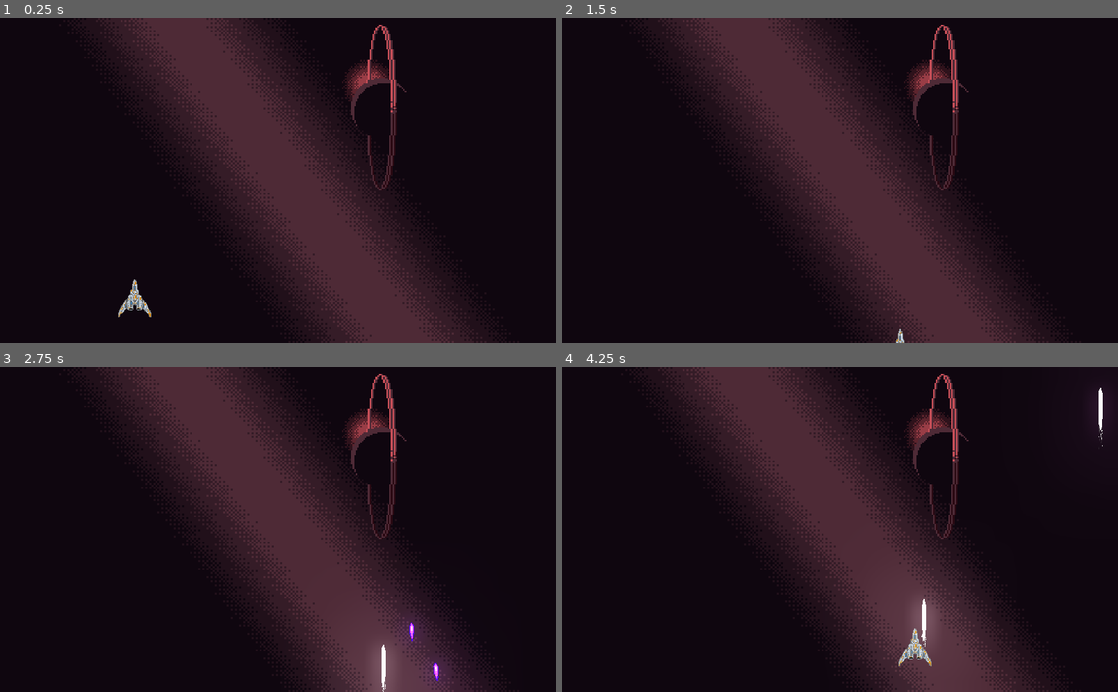
Above: before the commit, frames 1-4 (two rows, left to right).
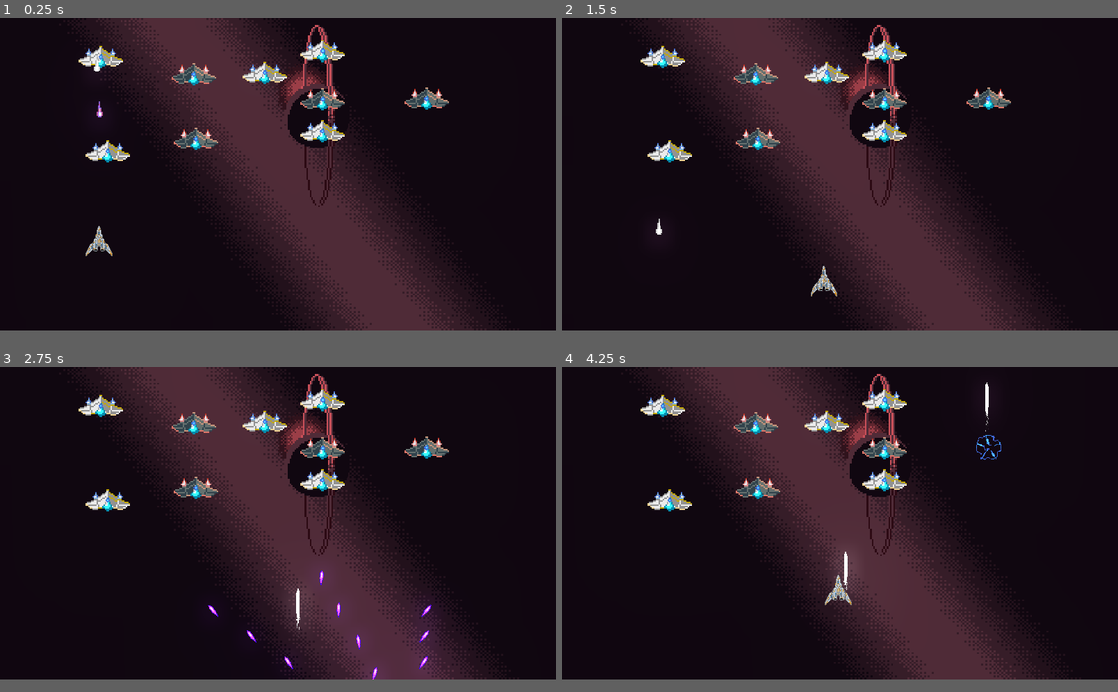
Above: after the commit, the same moments.

Repository: CharlExMachina/light-x-dark
Game: Godot game, scene res://stage_1/Stage1.tscn
Two runs of this game, one before a commit and one after it. Both use one fixed random seed, a clock stepped at 60 frames per second and the inputs below.
Inputs:
- Up to frame 1 (0.25 s): no input
- Up to frame 2 (1.5 s): hold Right (move_right) 0.53-1.28 s; tap E (dark_mode_switch) at 0.6 s; tap Q (light_mode_switch) at 0.8, 1.35 s; hold Down (move_down) from 1.28 s (still down)
- Up to frame 3 (2.75 s): tap Space (shoot) at 1.55 s; release Down (move_down) at 2.03 s; hold Right (move_right) from 2.03 s (still down); hold Space (shoot) from 2.03 s (still down); tap E (dark_mode_switch) at 2.3 s
- Up to frame 4 (4.25 s): release Right (move_right) at 2.78 s; release Space (shoot) at 2.78 s; hold Up (move_up) 2.78-3.53 s; tap E (dark_mode_switch) at 2.85 s; tap Q (light_mode_switch) at 3.05, 3.6 s; hold Left (move_left) from 3.53 s (still down); hold Space (shoot) from 3.53 s (still down)
In our replay, the window is 800x468 before the commit and 800x450 after it. These sizes can differ from the game's own. Grey fills any space a smaller window leaves; there, only what the larger window draws over its background counts as a difference.

The runs differ from the first frame. In frame 1, 8.8% of the frame differs, in the area x 14-88%, y 1-100%; in frame 2, 8.5%; in frame 3, 9.0%; in frame 4, 9.2%, in the area x 14-98%, y 1-100%.

Commit message:
Adds enemies that can be destroyed (#4)
* Small player code refactor. Dark beams ignore dark player

* Light beams ignore light player

* Enemy ignores player's light beams, dark beams are destroyed

* Player now shoots three rounds of the dark beam for the sake of balance

* Light and dark enemies can be destroyed

* Various collision bugfixes

Diff:
--- a/Shining Darkness/common/beam/Beam.gd
+++ b/Shining Darkness/common/beam/Beam.gd
@@ -1,12 +1,28 @@
 extends Area2D
 
 export(int) var damage_value = 1
-export(Vector2) var normalized_direction = Vector2(0, 0)
 export(float) var movement_speed = 40.0
 
 func _process(delta: float) -> void:
 	global_translate(-transform.y * movement_speed * delta)
-	pass
 
 func _on_DisappearDelay_timeout():
 	queue_free()
+
+
+func _on_EnemyDarkBeam_area_entered(area: Area2D) -> void:
+	# check if player is in the dark collision layer
+	var is_in_dark_mode = area.get_collision_mask_bit(2)
+
+	if not is_in_dark_mode:
+		# it only destroys itself if the player is in light mode
+		queue_free()
+
+
+func _on_EnemyLightBeam_area_entered(area: Area2D) -> void:
+	# check if player is in the dark collision layer
+	var is_in_light_mode = area.get_collision_mask_bit(3)
+
+	if not is_in_light_mode:
+		# it only destroys itself if the player is in light mode
+		queue_free()
--- a/Shining Darkness/default_env.tres
+++ b/Shining Darkness/default_env.tres
@@ -6,4 +6,7 @@
 background_mode = 4
 background_sky = SubResource( 1 )
 glow_enabled = true
+glow_intensity = 1.05
+glow_strength = 0.9
+glow_bloom = 0.02
 glow_high_quality = true
--- /dev/null
+++ b/Shining Darkness/enemies/BaseEnemy.gd
@@ -0,0 +1,4 @@
+extends PathFollow2D
+
+export(int) var health_points = 100
+export(float) var movement_speed = 50.0
--- /dev/null
+++ b/Shining Darkness/enemies/BaseEnemy.tscn
@@ -0,0 +1,20 @@
+[gd_scene load_steps=3 format=2]
+
+[ext_resource path="res://enemies/BaseEnemy.gd" type="Script" id=1]
+
+[sub_resource type="CircleShape2D" id=1]
+
+[node name="BaseEnemy" type="PathFollow2D"]
+z_index = 4
+script = ExtResource( 1 )
+
+[node name="AnimatedSprite" type="AnimatedSprite" parent="."]
+
+[node name="ExplosionAnimation" type="AnimatedSprite" parent="."]
+
+[node name="Area2D" type="Area2D" parent="."]
+
+[node name="CollisionShape2D" type="CollisionShape2D" parent="Area2D"]
+shape = SubResource( 1 )
+
+[node name="TimeToShoot" type="Timer" parent="."]
--- /dev/null
+++ b/Shining Darkness/enemies/basic/BasicEnemyDark.gd
@@ -0,0 +1,27 @@
+extends "res://enemies/BaseEnemy.gd"
+
+
+func _on_Area2D_area_entered(area: Area2D) -> void:
+	if area.get_collision_layer_bit(3):
+		return
+
+	var damage = area.damage_value
+
+	print(health_points)
+
+	health_points -= damage
+
+	if (health_points <= 0):
+		$AnimatedSprite.hide()
+		$Area2D.set_deferred("monitoring", false)
+		$Area2D.set_deferred("monitorable", false)
+		$TimeToShoot.stop()
+		$ExplosionAnimation.play("default")
+
+
+func _on_TimeToShoot_timeout() -> void:
+	pass # Replace with function body.
+
+
+func _on_ExplosionAnimation_animation_finished() -> void:
+	queue_free()
--- /dev/null
+++ b/Shining Darkness/enemies/basic/BasicEnemyDark.tscn
@@ -0,0 +1,65 @@
+[gd_scene load_steps=16 format=2]
+
+[ext_resource path="res://enemies/BaseEnemy.tscn" type="PackedScene" id=1]
+[ext_resource path="res://enemies/basic/sprites/enemy-basic-dark.png" type="Texture" id=2]
+[ext_resource path="res://enemies/common/sprites/explosion_2/hits_5_6.png" type="Texture" id=3]
+[ext_resource path="res://enemies/common/sprites/explosion_2/hits_5_4.png" type="Texture" id=4]
+[ext_resource path="res://enemies/common/sprites/explosion_2/hits_5_2.png" type="Texture" id=5]
+[ext_resource path="res://enemies/common/sprites/explosion_2/hits_5_1.png" type="Texture" id=6]
+[ext_resource path="res://enemies/common/sprites/explosion_2/hits_5_5.png" type="Texture" id=7]
+[ext_resource path="res://enemies/common/sprites/explosion_2/hits_5_7.png" type="Texture" id=8]
+[ext_resource path="res://enemies/common/sprites/explosion_2/hits_5_3.png" type="Texture" id=9]
+[ext_resource path="res://enemies/basic/BasicEnemyDark.gd" type="Script" id=10]
+
+[sub_resource type="AtlasTexture" id=6]
+atlas = ExtResource( 2 )
+region = Rect2( 0, 0, 32, 16 )
+
+[sub_resource type="AtlasTexture" id=7]
+atlas = ExtResource( 2 )
+region = Rect2( 32, 0, 32, 16 )
+
+[sub_resource type="SpriteFrames" id=8]
+animations = [ {
+"frames": [ SubResource( 6 ), SubResource( 7 ) ],
+"loop": true,
+"name": "default",
+"speed": 5.0
+} ]
+
+[sub_resource type="SpriteFrames" id=5]
+animations = [ {
+"frames": [ ExtResource( 6 ), ExtResource( 5 ), ExtResource( 9 ), ExtResource( 4 ), ExtResource( 7 ), ExtResource( 3 ), ExtResource( 8 ) ],
+"loop": true,
+"name": "default",
+"speed": 18.0
+} ]
+
+[sub_resource type="RectangleShape2D" id=9]
+extents = Vector2( 43.5, 13 )
+
+[node name="BasicEnemyDark" instance=ExtResource( 1 )]
+script = ExtResource( 10 )
+health_points = 5
+
+[node name="AnimatedSprite" parent="." index="0"]
+scale = Vector2( 3.2, 3.2 )
+frames = SubResource( 8 )
+frame = 1
+playing = true
+
+[node name="ExplosionAnimation" parent="." index="1"]
+scale = Vector2( 1.8, 1.8 )
+frames = SubResource( 5 )
+
+[node name="Area2D" parent="." index="2"]
+collision_layer = 2
+collision_mask = 4
+
+[node name="CollisionShape2D" parent="Area2D" index="0"]
+position = Vector2( -1, 1 )
+shape = SubResource( 9 )
+
+[connection signal="animation_finished" from="ExplosionAnimation" to="." method="_on_ExplosionAnimation_animation_finished"]
+[connection signal="area_entered" from="Area2D" to="." method="_on_Area2D_area_entered"]
+[connection signal="timeout" from="TimeToShoot" to="." method="_on_TimeToShoot_timeout"]
--- /dev/null
+++ b/Shining Darkness/enemies/basic/BasicEnemyLight.gd
@@ -0,0 +1,25 @@
+extends "res://enemies/BaseEnemy.gd"
+
+#var enemy_light_beam = preload("")
+
+func _on_TimeToShoot_timeout() -> void:
+	pass # Replace with function body.
+
+
+func _on_Area2D_area_entered(area: Area2D) -> void:
+	var damage = area.damage_value
+
+	print(health_points)
+
+	health_points -= damage
+
+	if (health_points <= 0):
+		$AnimatedSprite.hide()
+		$Area2D.set_deferred("monitoring", false)
+		$Area2D.set_deferred("monitorable", false)
+		$TimeToShoot.stop()
+		$ExplosionAnimation.play("default")
+
+
+func _on_ExplosionAnimation_animation_finished() -> void:
+	queue_free()
--- /dev/null
+++ b/Shining Darkness/enemies/basic/BasicEnemyLight.tscn
@@ -0,0 +1,64 @@
+[gd_scene load_steps=16 format=2]
+
+[ext_resource path="res://enemies/BaseEnemy.tscn" type="PackedScene" id=1]
+[ext_resource path="res://enemies/basic/sprites/enemy-basic-light.png" type="Texture" id=2]
+[ext_resource path="res://enemies/common/sprites/explosion_2/hits_5_6.png" type="Texture" id=3]
+[ext_resource path="res://enemies/common/sprites/explosion_2/hits_5_4.png" type="Texture" id=4]
+[ext_resource path="res://enemies/common/sprites/explosion_2/hits_5_2.png" type="Texture" id=5]
+[ext_resource path="res://enemies/common/sprites/explosion_2/hits_5_1.png" type="Texture" id=6]
+[ext_resource path="res://enemies/common/sprites/explosion_2/hits_5_5.png" type="Texture" id=7]
+[ext_resource path="res://enemies/common/sprites/explosion_2/hits_5_7.png" type="Texture" id=8]
+[ext_resource path="res://enemies/common/sprites/explosion_2/hits_5_3.png" type="Texture" id=9]
+[ext_resource path="res://enemies/basic/BasicEnemyLight.gd" type="Script" id=10]
+
+[sub_resource type="AtlasTexture" id=1]
+atlas = ExtResource( 2 )
+region = Rect2( 0, 0, 32, 16 )
+
+[sub_resource type="AtlasTexture" id=2]
+atlas = ExtResource( 2 )
+region = Rect2( 32, 0, 32, 16 )
+
+[sub_resource type="SpriteFrames" id=3]
+animations = [ {
+"frames": [ SubResource( 1 ), SubResource( 2 ) ],
+"loop": true,
+"name": "default",
+"speed": 5.0
+} ]
+
+[sub_resource type="SpriteFrames" id=5]
+animations = [ {
+"frames": [ ExtResource( 6 ), ExtResource( 5 ), ExtResource( 9 ), ExtResource( 4 ), ExtResource( 7 ), ExtResource( 3 ), ExtResource( 8 ) ],
+"loop": true,
+"name": "default",
+"speed": 18.0
+} ]
+
+[sub_resource type="RectangleShape2D" id=6]
+extents = Vector2( 42, 11.5 )
+
+[node name="BasicEnemyLight" instance=ExtResource( 1 )]
+script = ExtResource( 10 )
+health_points = 12
+
+[node name="AnimatedSprite" parent="." index="0"]
+scale = Vector2( 3.2, 3.2 )
+frames = SubResource( 3 )
+playing = true
+
+[node name="ExplosionAnimation" parent="." index="1"]
+scale = Vector2( 1.8, 1.8 )
+frames = SubResource( 5 )
+
+[node name="Area2D" parent="." index="2"]
+collision_layer = 2
+collision_mask = 8
+
+[node name="CollisionShape2D" parent="Area2D" index="0"]
+position = Vector2( 0, 5 )
+shape = SubResource( 6 )
+
+[connection signal="animation_finished" from="ExplosionAnimation" to="." method="_on_ExplosionAnimation_animation_finished"]
+[connection signal="area_entered" from="Area2D" to="." method="_on_Area2D_area_entered"]
+[connection signal="timeout" from="TimeToShoot" to="." method="_on_TimeToShoot_timeout"]
--- /dev/null
+++ b/Shining Darkness/enemies/basic/beams/EnemyDarkBeam.tscn
@@ -0,0 +1,31 @@
+[gd_scene load_steps=4 format=2]
+
+[ext_resource path="res://common/beam/Beam.tscn" type="PackedScene" id=1]
+[ext_resource path="res://enemies/basic/beams/sprites/enemy_dark_beam_exterior.png" type="Texture" id=2]
+[ext_resource path="res://enemies/basic/beams/sprites/enemy_dark_beam_interior-export.png" type="Texture" id=3]
+
+[node name="EnemyDarkBeam" instance=ExtResource( 1 )]
+collision_layer = 8
+movement_speed = -300.0
+
+[node name="Sprite" parent="." index="1"]
+position = Vector2( 1, -1 )
+rotation = 3.14159
+scale = Vector2( 3, 3 )
+texture = ExtResource( 2 )
+hframes = 2
+
+[node name="Sprite2" type="Sprite" parent="Sprite" index="0"]
+modulate = Color( 0.63, 0.36, 2.33, 1 )
+position = Vector2( -9.53674e-07, 4.76837e-07 )
+texture = ExtResource( 3 )
+hframes = 2
+
+[node name="Sprite3" type="Sprite" parent="Sprite" index="1"]
+modulate = Color( 2.2, 2.2, 2.2, 1 )
+position = Vector2( -1.78814e-07, -1.42857 )
+scale = Vector2( 0.656905, 0.656905 )
+texture = ExtResource( 3 )
+hframes = 2
+
+[connection signal="area_entered" from="." to="." method="_on_EnemyDarkBeam_area_entered"]
--- /dev/null
+++ b/Shining Darkness/enemies/basic/beams/EnemyLightBeam.tscn
@@ -0,0 +1,24 @@
+[gd_scene load_steps=4 format=2]
+
+[ext_resource path="res://common/beam/Beam.tscn" type="PackedScene" id=1]
+[ext_resource path="res://enemies/basic/beams/sprites/enemy_light_beam_exterior.png" type="Texture" id=2]
+[ext_resource path="res://enemies/basic/beams/sprites/enemy_dark_beam_interior-export.png" type="Texture" id=3]
+
+[node name="EnemyLightBeam" instance=ExtResource( 1 )]
+collision_layer = 4
+movement_speed = -300.0
+
+[node name="Sprite" parent="." index="1"]
+position = Vector2( 1, -1 )
+rotation = 3.14159
+scale = Vector2( 3, 3 )
+texture = ExtResource( 2 )
+hframes = 2
+
+[node name="Sprite2" type="Sprite" parent="Sprite" index="0"]
+modulate = Color( 2.2, 2.2, 2.2, 1 )
+position = Vector2( -9.53674e-07, 4.76837e-07 )
+texture = ExtResource( 3 )
+hframes = 2
+
+[connection signal="area_entered" from="." to="." method="_on_EnemyLightBeam_area_entered"]
--- a/Shining Darkness/player/Player.gd
+++ b/Shining Darkness/player/Player.gd
@@ -13,6 +13,7 @@
 onready var _ship_sprite = $PlayerShipSprite
 onready var _dark_beam_timer = $DarkBeamDelay
 onready var _light_beam_timer = $LightBeamDelay
+onready var _hitbox = $Hitbox
 
 var _light_beam_scene = preload("res://player/beams/LightBeam.tscn")
 var _dark_beam_scene = preload("res://player/beams/DarkBeam.tscn")
@@ -32,6 +33,9 @@
 	_x_limits = get_viewport_rect().size.x
 	var ship_sprite_frame_width = _ship_sprite.get_rect().size.x * _ship_sprite.transform.get_scale().x / 2.0
 	_sprite_size = ship_sprite_frame_width
+
+	# light mode default
+	_set_light_mode_hitbox()
 
 
 func _process(delta: float) -> void:
@@ -56,9 +60,21 @@
 	if (Input.is_action_just_pressed("light_mode_switch") and not _attack_mode == AttackMode.LIGHT_MODE):
 		_attack_mode = AttackMode.LIGHT_MODE
 		_ship_sprite.switch_to_light_mode()
+		_set_light_mode_hitbox()
 	elif (Input.is_action_just_pressed("dark_mode_switch") and not _attack_mode == AttackMode.DARK_MODE):
 		_attack_mode = AttackMode.DARK_MODE
 		_ship_sprite.switch_to_dark_mode()
+		_set_dark_mode_hitbox()
+
+
+func _set_light_mode_hitbox() -> void:
+	_hitbox.set_collision_mask_bit(3, true) # enables collision with dark beams
+	_hitbox.set_collision_mask_bit(2, false) # disables collision with light beams
+
+
+func _set_dark_mode_hitbox() -> void:
+	_hitbox.set_collision_mask_bit(2, true) # enables collision with light beams
+	_hitbox.set_collision_mask_bit(3, false) # disables collision with dark beams
 
 
 func _shoot_beam() -> void:
@@ -70,9 +86,22 @@
 		_light_beam_timer.start()
 	elif _can_shoot_dark_beam and _attack_mode == AttackMode.DARK_MODE:
 		_can_shoot_dark_beam = false
-		var beam_instance = _dark_beam_scene.instance()
-		get_parent().add_child(beam_instance)
-		beam_instance.position = position - Vector2(0, 20)
+
+		var beam_instance_center = _dark_beam_scene.instance()
+		var beam_instance_left = _dark_beam_scene.instance()
+		var beam_instance_right = _dark_beam_scene.instance()
+
+		get_parent().add_child(beam_instance_center)
+		get_parent().add_child(beam_instance_left)
+		get_parent().add_child(beam_instance_right)
+
+		beam_instance_center.position = position - Vector2(0, 20)
+		beam_instance_left.position = position - Vector2(10, 20)
+		beam_instance_right.position = position - Vector2(-10, 20)
+
+		beam_instance_left.rotation_degrees = -35.0
+		beam_instance_right.rotation_degrees = 35.0
+
 		_dark_beam_timer.start()
 
 
--- a/Shining Darkness/player/Player.tscn
+++ b/Shining Darkness/player/Player.tscn
@@ -25,8 +25,7 @@
 
 [node name="Player" type="KinematicBody2D"]
 z_index = 5
-collision_layer = 0
-collision_mask = 0
+collision_mask = 2
 script = ExtResource( 9 )
 movement_speed = 500.0
 
--- a/Shining Darkness/player/beams/DarkBeam.gd
+++ b/Shining Darkness/player/beams/DarkBeam.gd
@@ -1,7 +1,37 @@
 extends "res://common/beam/Beam.gd"
 
 func _ready() -> void:
+	# horrible hack, pretty much _ready() is called before the
+	# player sets the rotation to either 35 or -35,
+	# so I have to wait .05 secs so this runs when
+	# those values are set :p
+	yield(get_tree().create_timer(0.05), "timeout")
+
 	var tween = get_tree().create_tween()
-	tween.tween_property(self, "rotation_degrees", 15.0, 0.03)
-	tween.tween_property(self, "rotation_degrees", -15.0, 0.03)
-	tween.set_loops(10)
+
+	if rotation_degrees < 0:
+		tween.tween_property(self, "rotation_degrees", -45, 0.03)
+		tween.tween_property(self, "rotation_degrees", -30, 0.03)
+	elif rotation_degrees > 0:
+		tween.tween_property(self, "rotation_degrees", 45, 0.03)
+		tween.tween_property(self, "rotation_degrees", 30, 0.03)
+	else:
+		tween.tween_property(self, "rotation_degrees", 15, 0.03)
+		tween.tween_property(self, "rotation_degrees", -15, 0.03)
+
+	tween.set_loops(100)
+
+
+func _on_DarkBeam_area_entered(area: Area2D) -> void:
+	if not area.get_collision_mask_bit(3):
+		return
+
+	movement_speed = 0.0
+	set_deferred("monitoring", false)
+	set_deferred("monitorable", false)
+	$Sprite.hide()
+	$Sprite2.hide()
+	$Sprite3.hide()
+	$CollisionParticle.emitting = true
+	yield(get_tree().create_timer(0.5), "timeout")
+	queue_free()
--- a/Shining Darkness/player/beams/DarkBeam.tscn
+++ b/Shining Darkness/player/beams/DarkBeam.tscn
@@ -1,13 +1,42 @@
-[gd_scene load_steps=5 format=2]
+[gd_scene load_steps=9 format=2]
 
 [ext_resource path="res://common/beam/Beam.tscn" type="PackedScene" id=1]
 [ext_resource path="res://player/beams/sprites/dark_beam.png" type="Texture" id=2]
 [ext_resource path="res://player/beams/DarkBeam.gd" type="Script" id=3]
 [ext_resource path="res://player/beams/sounds/placeholder.wav" type="AudioStream" id=4]
 
+[sub_resource type="CapsuleShape2D" id=1]
+radius = 4.0
+
+[sub_resource type="Curve" id=3]
+_data = [ Vector2( 0, 1 ), 0.0, 0.0, 0, 0, Vector2( 1, 0.0533673 ), -2.77918, 0.0, 0, 0 ]
+
+[sub_resource type="CurveTexture" id=4]
+curve = SubResource( 3 )
+
+[sub_resource type="ParticlesMaterial" id=2]
+flag_disable_z = true
+direction = Vector3( 0, 1, 0 )
+gravity = Vector3( 0, 0, 0 )
+initial_velocity = 140.0
+initial_velocity_random = 0.4
+angular_velocity = 47.81
+angular_velocity_random = 0.3
+orbit_velocity = 0.0
+orbit_velocity_random = 0.0
+damping = 19.8
+damping_random = 0.5
+scale = 2.9
+scale_curve = SubResource( 4 )
+
 [node name="DarkBeam" instance=ExtResource( 1 )]
+collision_layer = 8
+collision_mask = 2
 script = ExtResource( 3 )
 movement_speed = 900.0
+
+[node name="CollisionShape2D" parent="." index="0"]
+shape = SubResource( 1 )
 
 [node name="Sprite" parent="." index="1"]
 modulate = Color( 0.580392, 0.290196, 2, 1 )
@@ -28,3 +57,15 @@
 position = Vector2( 0, -3 )
 scale = Vector2( 0.985, 0.839 )
 texture = ExtResource( 2 )
+
+[node name="CollisionParticle" type="Particles2D" parent="." index="7"]
+self_modulate = Color( 2.37, 0.51, 2.98, 1 )
+emitting = false
+amount = 4
+lifetime = 0.5
+one_shot = true
+explosiveness = 1.0
+local_coords = false
+process_material = SubResource( 2 )
+
+[connection signal="area_entered" from="." to="." method="_on_DarkBeam_area_entered"]
--- a/Shining Darkness/player/beams/LightBeam.tscn
+++ b/Shining Darkness/player/beams/LightBeam.tscn
@@ -8,8 +8,9 @@
 [ext_resource path="res://player/beams/sprites/trace_01.png" type="Texture" id=6]
 [ext_resource path="res://player/beams/sounds/placeholder.wav" type="AudioStream" id=7]
 
-[sub_resource type="CapsuleShape2D" id=1]
-radius = 4.0
+[sub_resource type="CapsuleShape2D" id=10]
+radius = 3.0
+height = 54.0
 
 [sub_resource type="CanvasItemMaterial" id=3]
 
@@ -70,11 +71,14 @@
 color_ramp = SubResource( 5 )
 
 [node name="LightBeam" instance=ExtResource( 2 )]
-normalized_direction = Vector2( 0, -1 )
+collision_layer = 4
+collision_mask = 0
+damage_value = 5
 movement_speed = 600.0
 
 [node name="CollisionShape2D" parent="." index="0"]
-shape = SubResource( 1 )
+position = Vector2( 0, -5 )
+shape = SubResource( 10 )
 
 [node name="Sprite" parent="." index="1"]
 self_modulate = Color( 2, 2, 2, 1 )
@@ -92,13 +96,13 @@
 process_material = SubResource( 2 )
 texture = SubResource( 8 )
 
-[node name="ShootSound" parent="." index="4"]
-stream = ExtResource( 7 )
-
-[node name="Dot Particles" type="Particles2D" parent="." index="5"]
+[node name="Dot Particles" type="Particles2D" parent="." index="4"]
 self_modulate = Color( 2.5, 2.5, 2.5, 1 )
 material = SubResource( 3 )
 position = Vector2( 0, 31 )
 amount = 20
 preprocess = 1.95
 process_material = SubResource( 9 )
+
+[node name="ShootSound" parent="." index="5"]
+stream = ExtResource( 7 )
--- a/Shining Darkness/project.godot
+++ b/Shining Darkness/project.godot
@@ -16,6 +16,8 @@
 
 [display]
 
+window/size/width=1280
+window/size/height=720
 window/stretch/mode="2d"
 window/stretch/aspect="keep"
 
@@ -96,6 +98,13 @@
  ]
 }
 
+[layer_names]
+
+2d_physics/layer_1="Player"
+2d_physics/layer_2="Enemy"
+2d_physics/layer_3="Light"
+2d_physics/layer_4="Dark"
+
 [physics]
 
 common/enable_pause_aware_picking=true
--- a/Shining Darkness/stage_1/Stage1.tscn
+++ b/Shining Darkness/stage_1/Stage1.tscn
@@ -1,9 +1,13 @@
-[gd_scene load_steps=5 format=2]
+[gd_scene load_steps=9 format=2]
 
 [ext_resource path="res://player/Player.tscn" type="PackedScene" id=1]
 [ext_resource path="res://stage_1/sprites/parallax_space_backgound.png" type="Texture" id=2]
 [ext_resource path="res://stage_1/sprites/parallax_space_ring_planet.png" type="Texture" id=3]
 [ext_resource path="res://default_env.tres" type="Environment" id=4]
+[ext_resource path="res://enemies/basic/BasicEnemyLight.tscn" type="PackedScene" id=5]
+[ext_resource path="res://enemies/basic/beams/EnemyDarkBeam.tscn" type="PackedScene" id=6]
+[ext_resource path="res://enemies/basic/beams/EnemyLightBeam.tscn" type="PackedScene" id=7]
+[ext_resource path="res://enemies/basic/BasicEnemyDark.tscn" type="PackedScene" id=8]
 
 [node name="Stage1" type="Node"]
 
@@ -28,10 +32,45 @@
 stretch_mode = 5
 
 [node name="Player" parent="." instance=ExtResource( 1 )]
-position = Vector2( 248, 517 )
+position = Vector2( 228, 514 )
 
 [node name="WorldEnvironment" type="WorldEnvironment" parent="."]
 environment = ExtResource( 4 )
 
-[node name="Camera2D" type="Camera2D" parent="."]
-position = Vector2( 513, 300 )
+[node name="BasicEnemyDark" parent="." instance=ExtResource( 8 )]
+position = Vector2( 446, 130 )
+
+[node name="BasicEnemyDark2" parent="." instance=ExtResource( 8 )]
+position = Vector2( 451, 279 )
+
+[node name="BasicEnemyDark3" parent="." instance=ExtResource( 8 )]
+position = Vector2( 982, 186 )
+
+[node name="BasicEnemyDark4" parent="." instance=ExtResource( 8 )]
+position = Vector2( 743, 187 )
+
+[node name="BasicEnemyLight" parent="." instance=ExtResource( 5 )]
+position = Vector2( 232, 90 )
+z_index = 0
+
+[node name="BasicEnemyLight3" parent="." instance=ExtResource( 5 )]
+position = Vector2( 610, 126 )
+z_index = 0
+
+[node name="BasicEnemyLight4" parent="." instance=ExtResource( 5 )]
+position = Vector2( 248, 307 )
+z_index = 0
+
+[node name="BasicEnemyLight5" parent="." instance=ExtResource( 5 )]
+position = Vector2( 742, 261 )
+z_index = 0
+
+[node name="BasicEnemyLight2" parent="." instance=ExtResource( 5 )]
+position = Vector2( 743, 76 )
+z_index = 0
+
+[node name="EnemyDarkBeam" parent="." instance=ExtResource( 6 )]
+position = Vector2( 230, 136 )
+
+[node name="EnemyLightBeam" parent="." instance=ExtResource( 7 )]
+position = Vector2( 224, 32 )
Binary file added: Shining Darkness/enemies/basic/beams/sprites/enemy_dark_beam_exterior.png
Not shown, added: Shining Darkness/enemies/basic/beams/sprites/enemy_dark_beam_exterior.png.import
Binary file added: Shining Darkness/enemies/basic/beams/sprites/enemy_dark_beam_interior-export.png
Not shown, added: Shining Darkness/enemies/basic/beams/sprites/enemy_dark_beam_interior-export.png.import
Binary file added: Shining Darkness/enemies/basic/beams/sprites/enemy_light_beam_exterior.png
Not shown, added: Shining Darkness/enemies/basic/beams/sprites/enemy_light_beam_exterior.png.import
Binary file added: Shining Darkness/enemies/basic/sprites/enemy-basic-dark.png
Not shown, added: Shining Darkness/enemies/basic/sprites/enemy-basic-dark.png.import
Binary file added: Shining Darkness/enemies/basic/sprites/enemy-basic-light.png
Not shown, added: Shining Darkness/enemies/basic/sprites/enemy-basic-light.png.import
